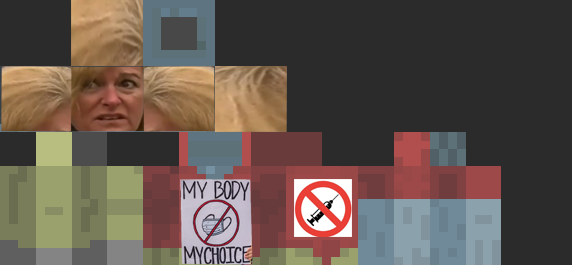
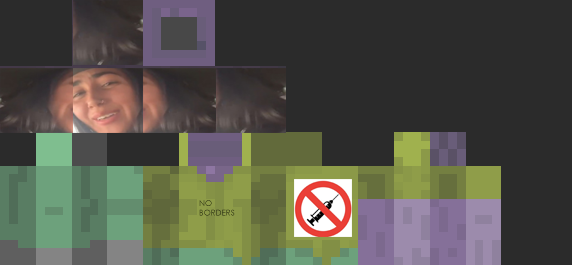
Before/after of a 572 x 265 layered artwork. What changed in the layer stack:
added layer "NO BORDERS" above "Layer 8 copy" over [199, 200, 235, 216]
renamed "Layer 3" to "Layer 8 copy", moved it above "Layer 8", painted on it over [71, 0, 143, 66]
renamed "Layer 3 copy" to "Layer 8", painted on it over [215, 66, 287, 133]
renamed "Layer 3 copy 2" to "Layer 7 copy", moved it above "Layer 7", painted on it over [0, 66, 73, 133]
renamed "Layer 3 copy 3" to "Layer 7", painted on it over [143, 66, 216, 133]
removed layer "Layer 4" over [180, 179, 253, 265]
renamed "Layer 2" to "Layer 6", painted on it over [68, 66, 145, 133]
